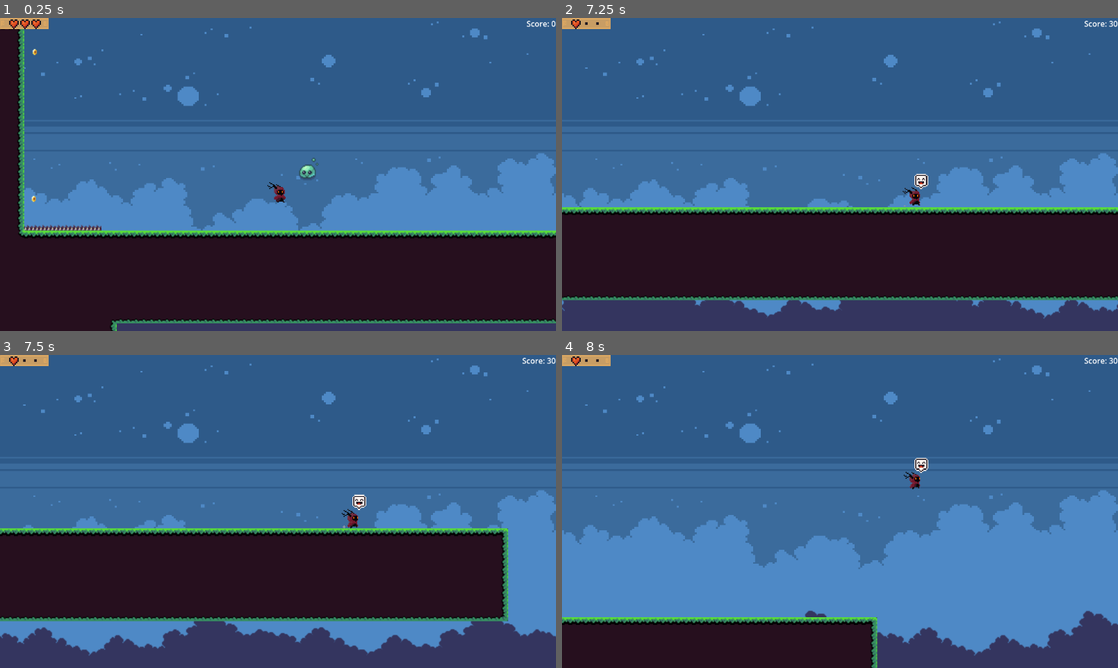
Above: before the commit, frames 1-4 (two rows, left to right).
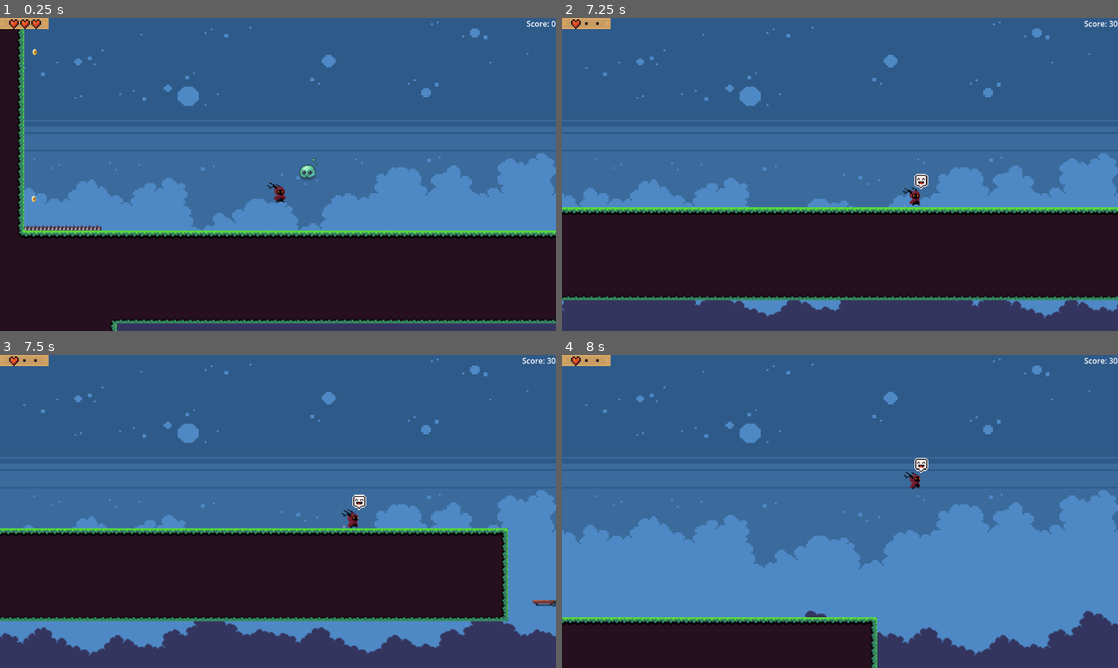
Above: after the commit, the same moments.

Repository: ag-pacier/Serif_Platformer
Game: Godot game, scene res://LevelStuff/Devlevel/devLevel.tscn
Two runs of this game, one before a commit and one after it. Both use one fixed random seed, a clock stepped at 60 frames per second and the inputs below. Sound files missing from this copy of the repository are replaced by a short silence.
Inputs:
- Up to frame 1 (0.25 s): no input
- Up to frame 2 (7.25 s): tap Enter (return_but) at 0.5, 1.35, 2.85, 4.35, 5.85 s; hold Right (right) 0.53-2.03 s; tap F (action) every 1.5 s from 0.6 to 6.6 s; tap Space (jump) at 0.77, 1.52, 3.02, 3.77, 4.52, 6.02, 6.77 s; hold Left (left) 2.03-4.28 s; hold Right (right) from 4.28 s (still down)
- Up to frame 3 (7.5 s): keep holding Right (right); tap Enter (return_but) at 7.35 s
- Up to frame 4 (8 s): keep holding Right (right); tap Space (jump) at 7.52 s

Frames 1-2 are identical in both runs. In frame 3, less than 0.1% of the frame differs, in the area x 95-100%, y 78-81%; in frame 4, nothing differs.

Commit message:
implemented basic moving platform

Diff:
--- a/LevelStuff/Devlevel/devLevel.tscn
+++ b/LevelStuff/Devlevel/devLevel.tscn
@@ -10,6 +10,7 @@
 [ext_resource type="PackedScene" uid="uid://c31t0m1h55ytb" path="res://LevelStuff/_trigger/trigger_base.tscn" id="8_ngk8f"]
 [ext_resource type="AudioStream" uid="uid://0vli7igu6kxq" path="res://Music/Pixel/Pixel 12.ogg" id="8_ystxo"]
 [ext_resource type="PackedScene" uid="uid://cgryfmkyeh460" path="res://Sprites/coin/coin.tscn" id="9_5q86y"]
+[ext_resource type="PackedScene" uid="uid://651qoousmogv" path="res://Sprites/MovingPlatform/MovingPlat.tscn" id="11_p8pol"]
 [ext_resource type="PackedScene" uid="uid://q7ign3bl3yn3" path="res://Sprites/Baddies/Slime/Slime.tscn" id="11_ystxo"]
 
 [sub_resource type="TileSetAtlasSource" id="TileSetAtlasSource_6bjdc"]
@@ -183,6 +184,9 @@
 [node name="TriggerBase" parent="Items/Sign" index="0" instance=ExtResource("8_ngk8f")]
 position = Vector2(119, 201)
 
+[node name="MovingPlat" parent="MovingPlats" index="0" instance=ExtResource("11_p8pol")]
+position = Vector2(1105, 628)
+
 [node name="Slime" parent="Enemies" index="0" instance=ExtResource("11_ystxo")]
 position = Vector2(317, 137)
 collision_layer = 70
--- a/Sprites/MovingPlatform/MovingPlat.tscn
+++ b/Sprites/MovingPlatform/MovingPlat.tscn
@@ -1,18 +1,24 @@
-[gd_scene load_steps=3 format=3 uid="uid://651qoousmogv"]
+[gd_scene load_steps=5 format=3 uid="uid://651qoousmogv"]
 
 [ext_resource type="Script" uid="uid://ban0601nwasq0" path="res://Sprites/MovingPlatform/moving_plat.gd" id="1_u6w0c"]
+[ext_resource type="Texture2D" uid="uid://ccymtfug3ikyo" path="res://Art/stringstar fields/tileset.png" id="2_hi0qg"]
+
+[sub_resource type="AtlasTexture" id="AtlasTexture_15p0s"]
+atlas = ExtResource("2_hi0qg")
+region = Rect2(80, 64, 80, 8)
 
 [sub_resource type="RectangleShape2D" id="RectangleShape2D_u6w0c"]
-size = Vector2(20, 6)
+size = Vector2(80, 8)
 
 [node name="MovingPlat" type="Node2D"]
 script = ExtResource("1_u6w0c")
-
-[node name="Sprite2D" type="Sprite2D" parent="."]
 
 [node name="AnimatableBody2D" type="AnimatableBody2D" parent="."]
 collision_layer = 6
 collision_mask = 0
 
+[node name="Sprite2D" type="Sprite2D" parent="AnimatableBody2D"]
+texture = SubResource("AtlasTexture_15p0s")
+
 [node name="CollisionShape2D" type="CollisionShape2D" parent="AnimatableBody2D"]
 shape = SubResource("RectangleShape2D_u6w0c")
--- a/Sprites/MovingPlatform/moving_plat.gd
+++ b/Sprites/MovingPlatform/moving_plat.gd
@@ -11,5 +11,5 @@
 func start_tween():
 	var tween = get_tree().create_tween().set_process_mode(Tween.TWEEN_PROCESS_PHYSICS)
 	tween.set_loops().set_parallel(false)
-	tween.tween_property($AnimatableBody2d, "position", offset, duration / 2)
-	tween.tween_property($AnimatableBody2d, "position", Vector2.ZERO, duration / 2)
+	tween.tween_property($AnimatableBody2D, "position", offset, duration / 2)
+	tween.tween_property($AnimatableBody2D, "position", Vector2.ZERO, duration / 2)
Not shown: 1 places in LevelStuff/Devlevel/devLevel.tscn that only renumber resources
